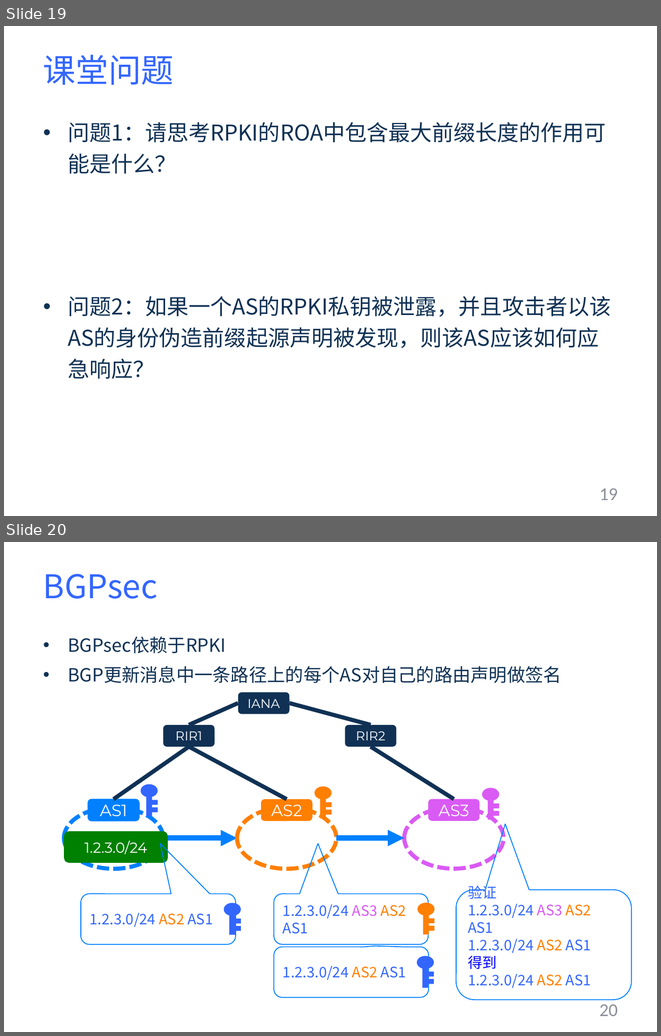
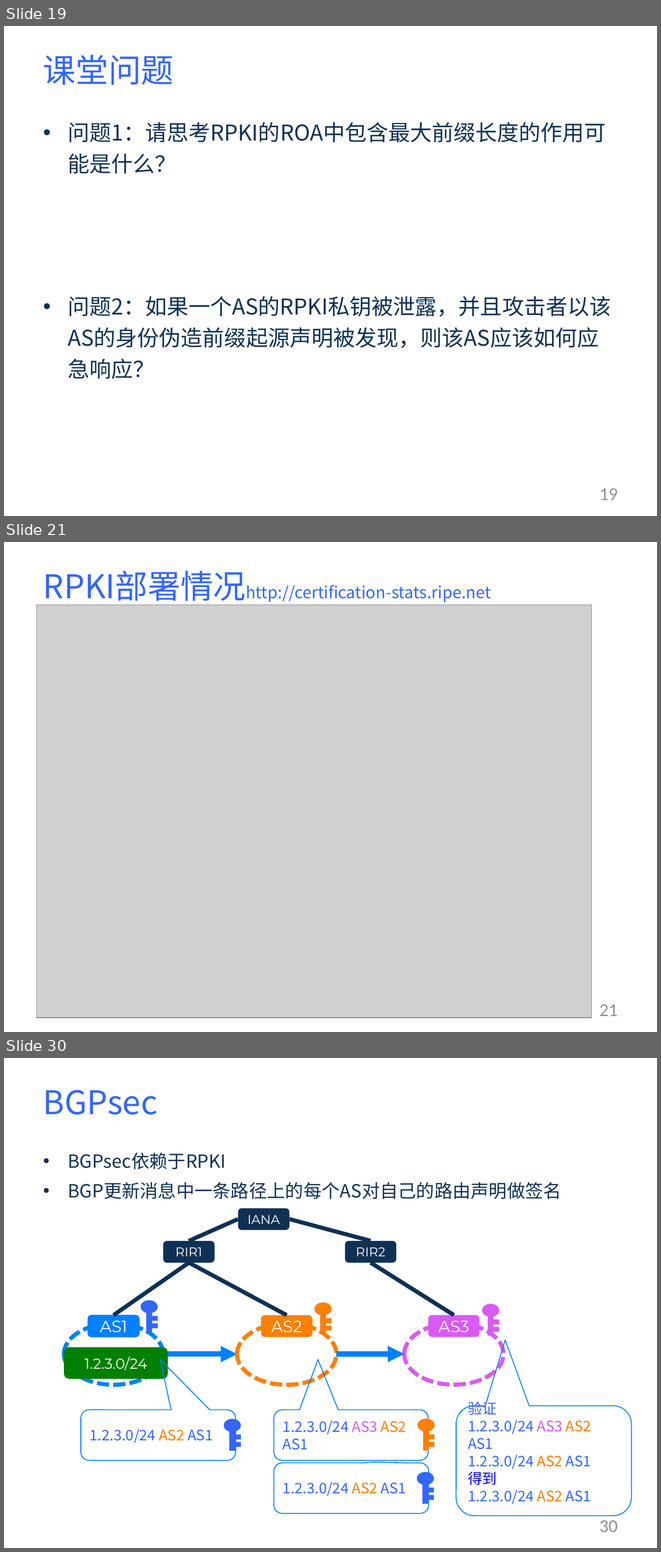
Before and after one commit to YuZhang/Security-Courseware, a slide deck: internet-security/bgp-sec-4.pptx. Shown one above the other, each under a label of ours: slides 19 and 20 before the commit, slides 19, 21 and 30 after it; the slides between them are not shown. The pictures are 661x1036 and 661x1552 pixels, drawn with LibreOffice and Linux fonts; fonts in the diff are those of the drawing; grey boxes stand for pictures. Boxes give left, top, right and bottom in pixels: in the first picture for what was removed or moved away, otherwise in the second. Text is boxed around its words. In the diff, an @@ line names an element or a change of style, - is before the commit and + after.

```diff
--- a/internet-security/bgp-sec-4.pptx
+++ b/internet-security/bgp-sec-4.pptx
@@ slide 21 added at <box>4,542,657,1032</box>, background #FFFFFF @@
@@ title added at <box>246,585,491,602</box>, 18 pt, text #3366FF @@
+RPKI部署情况http://certification-stats.ripe.net
@@ picture added at <box>37,605,592,1017</box> @@
@@ page number added at <box>599,1004,618,1016</box>, 20 pt, text #8C9099 @@
+21
@@ what was slide 20 is now slide 30 @@
@@ page number at <box>599,1520,618,1532</box>: text changed @@
-20
+30
```
Also in this commit, not shown: 1 slide changed, 10 other slides added, 1 slide removed, 2 other files.
